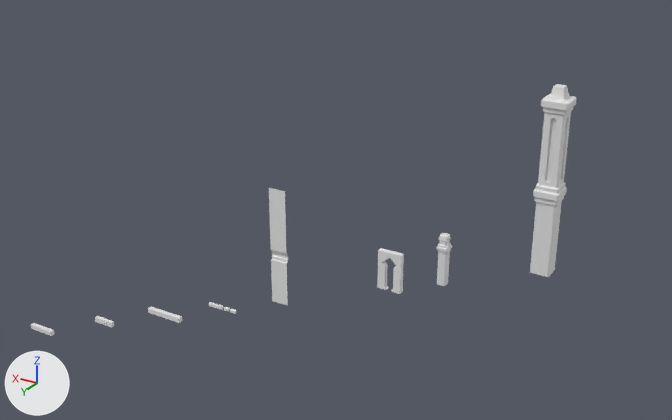
Before and after pictures for a commit that changed the Blender file Проект/Dungeon.blend.
The view is the same before and after, from a 50 mm lens placed at (-5.12, 7.91, 3.98), pointed at (-0.4, 0.04, 0.04). Lighting does not change. The marker at lower left points along +X, +Y and +Z.

In view in the first picture: 'column_big', 'column_small', 'door', 'wall'.
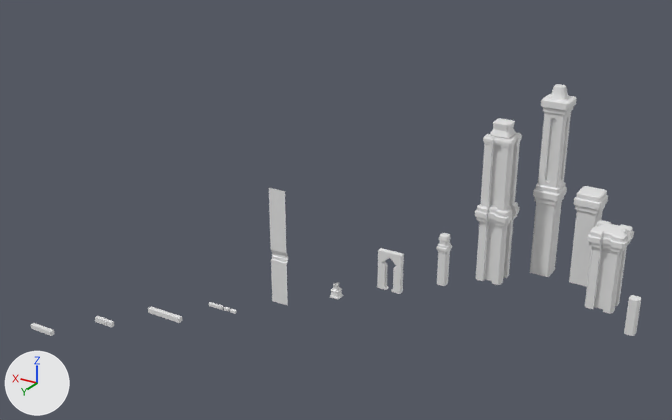
Patch to the scene script:
```diff
--- a/Проект/Dungeon.blend.py
+++ b/Проект/Dungeon.blend.py
@@ me_cube_015 @@
+me_cube_015.from_pydata(...)  # 16 vertices, 10 faces; spans x -0.055..0.055, y -0.056..0.056, z -0.078..0.343
@@ me_cube_014 @@
+me_cube_014.from_pydata(...)  # 256 vertices, 237 faces; spans x -1.29..1.29, y -1.29..1.29, z -1.0..5.0
@@ me_cube_013 @@
+me_cube_013.from_pydata(...)  # 189 vertices, 177 faces; spans x -0.155..0.155, y -0.155..0.155, z -0.121..1.027
@@ me_cube_008 @@
+me_cube_008.from_pydata(...)  # 32 vertices, 26 faces; spans x -1.17..1.17, y -1.17..1.17, z -0.54..1.0
@@ me_cube_001 @@
+me_cube_001.from_pydata(...)  # 440 vertices, 432 faces; spans x -1.29..1.29, y -1.29..1.29, z -1.0..10.32
@@ me_cube @@
+me_cube.from_pydata(...)  # 64 vertices, 58 faces; spans x -0.0593..0.0593, y -0.0593..0.0593, z -0.0593..0.0461
@@ ob_column_small_segment @@
+ob_column_small_segment = bpy.data.objects.new('column_small_segment', me_cube_015)
+ob_column_small_segment.location = (-3.364, -1.139, -1.087)
@@ ob_column_wide_segment @@
+ob_column_wide_segment = bpy.data.objects.new('column_wide_segment', me_cube_014)
+ob_column_wide_segment.location = (-2.925, -1.596, -1.008)
+ob_column_wide_segment.scale = (0.158, 0.158, 0.158)
@@ ob_column_big_segment @@
+ob_column_big_segment = bpy.data.objects.new('column_big_segment', me_cube_013)
+ob_column_big_segment.location = (-2.547, -2.055, -1.044)
@@ ob_column_wide_part @@
+ob_column_wide_part = bpy.data.objects.new('column_wide_part', me_cube_008)
+ob_column_wide_part.location = (-1.601, -1.596, 0.679)
+ob_column_wide_part.scale = (0.0998, 0.0998, 0.0998)
@@ ob_column_wide @@
+ob_column_wide = bpy.data.objects.new('column_wide', me_cube_001)
+ob_column_wide.location = (-1.601, -1.596, -1.008)
+ob_column_wide.scale = (0.158, 0.158, 0.158)
@@ ob_torch_basement @@
+ob_torch_basement = bpy.data.objects.new('torch_basement', me_cube)
+ob_torch_basement.location = (-0.247, -0.221, -1.107)
```

Boxes (x1, y1, x2, y2) around the edits, measured in the pictures (672 x 420 px):
'column_wide', added: after (475, 131, 522, 285)
'column_wide_segment', added: after (585, 220, 634, 314)
'column_big_segment', added: after (569, 186, 608, 287)
'column_small_segment', added: after (624, 295, 641, 336)
'column_wide_part', added: after (490, 118, 516, 139)
'torch_basement', added: after (330, 287, 343, 300)
